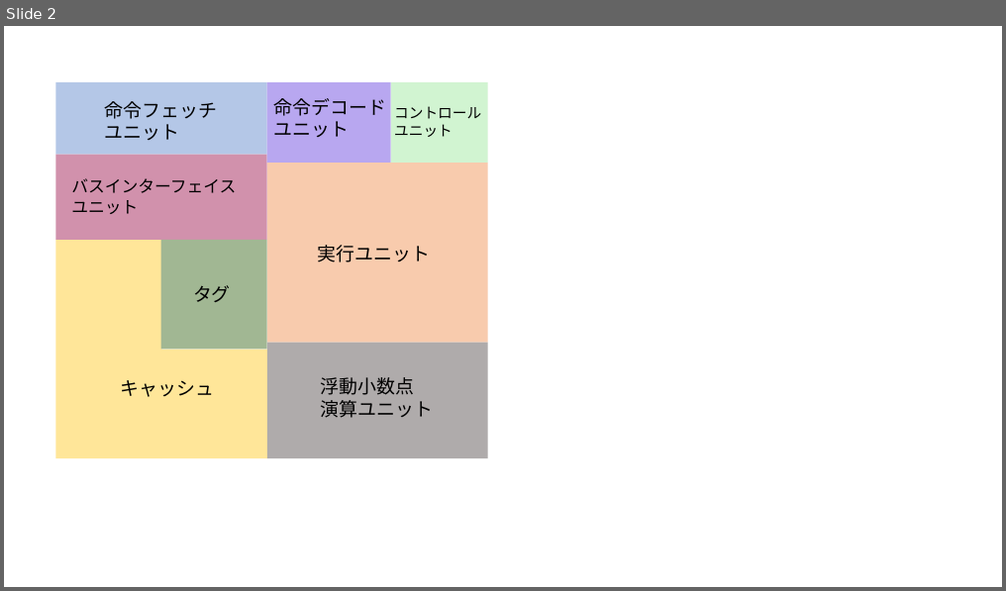
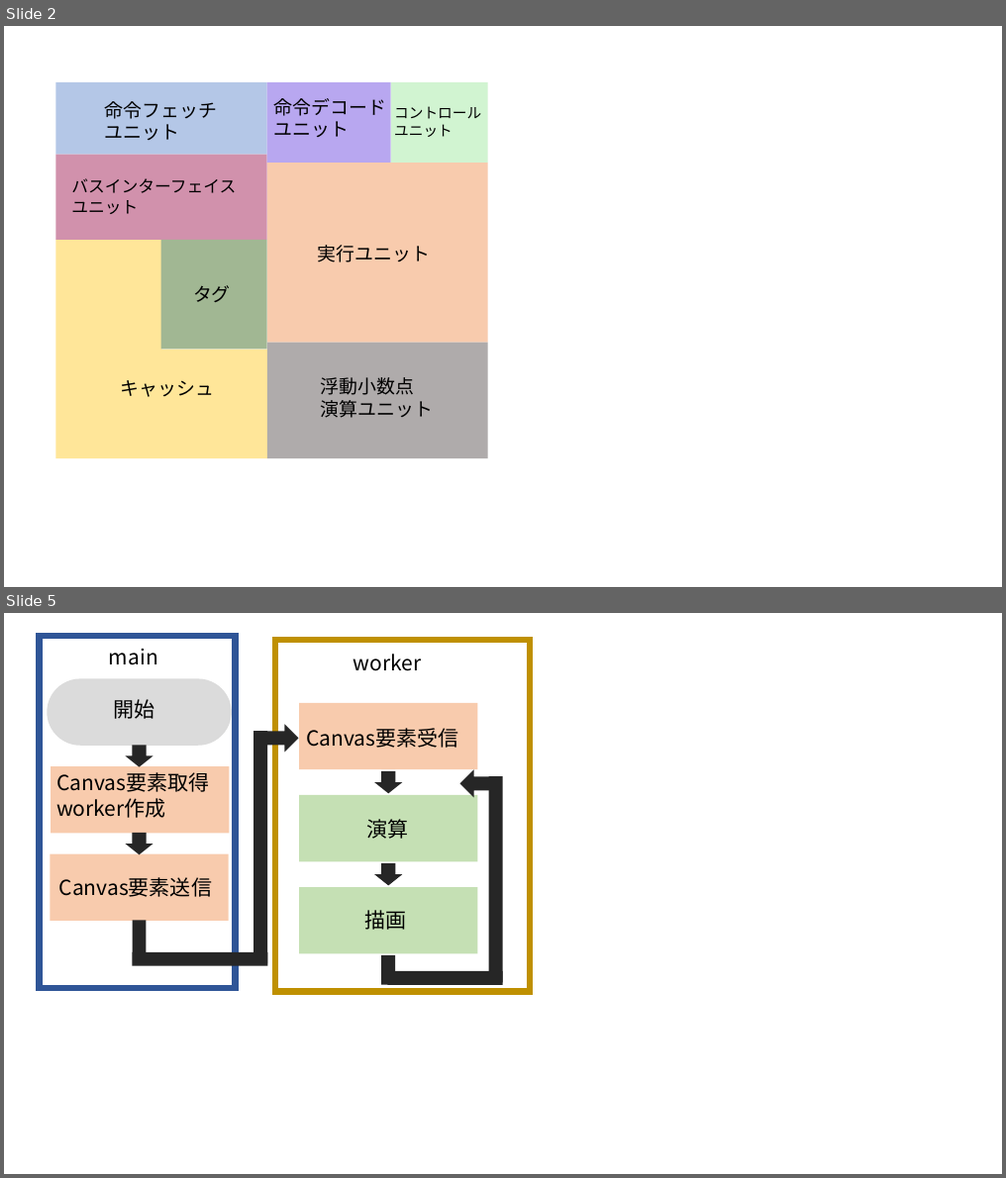
Before and after one commit to okmtaoo/-, a slide deck: 論文に使う画像.pptx. Shown one above the other, each under a label of ours: slide 2 before the commit, slides 2 and 5 after it; the slides between them are not shown. The pictures are 1006x591 and 1006x1178 pixels, drawn with LibreOffice and Linux fonts; fonts in the diff are those of the drawing. Boxes give left, top, right and bottom in pixels: in the first picture for what was removed or moved away, otherwise in the second. Text is boxed around its words. In the diff, an @@ line names an element or a change of style, - is before the commit and + after.

```diff
--- a/論文に使う画像.pptx
+++ b/論文に使う画像.pptx
@@ slide 5 added at box(4, 613, 1002, 1174), background #FFFFFF @@
@@ rectangle added at box(40, 636, 236, 989), outline #2F5597 6 pt @@
@@ rectangle added at box(275, 639, 530, 992), outline #BF9000 6 pt @@
@@ text added at box(109, 649, 158, 665), 20 pt, text #000000 @@
+main
@@ text added at box(353, 654, 422, 671), 20 pt, text #000000 @@
+worker
@@ rounded rectangle added at box(47, 679, 232, 746), fill #DBDBDB @@
@@ text added at box(114, 699, 155, 719), 20 pt, text #000000 @@
+開始
@@ rectangle added at box(254, 731, 268, 964), fill #262626 @@
@@ down arrow added at box(263, 724, 298, 752), fill #262626 @@
@@ rectangle added at box(299, 703, 477, 769), fill #F8CBAD @@
@@ text added at box(306, 728, 458, 748), 20 pt, text #000000 @@
+Canvas要素受信
@@ down arrow added at box(126, 745, 152, 767), fill #262626 @@
@@ rectangle added at box(51, 766, 229, 833), fill #F8CBAD @@
@@ text added at box(56, 772, 209, 818), 20 pt, text #000000 @@
+Canvas要素取得
+worker作成
@@ down arrow added at box(374, 771, 402, 794), fill #262626 @@
@@ down arrow added at box(460, 769, 495, 797), fill #262626 @@
@@ rectangle added at box(489, 776, 503, 983), fill #262626 @@
@@ rectangle added at box(299, 795, 477, 861), fill #C5E0B4 @@
@@ text added at box(367, 819, 409, 839), 20 pt, text #000000 @@
+演算
@@ down arrow added at box(126, 833, 152, 855), fill #262626 @@
@@ rectangle added at box(50, 854, 228, 921), fill #F8CBAD @@
@@ text added at box(59, 877, 212, 897), 20 pt, text #000000 @@
+Canvas要素送信
@@ down arrow added at box(374, 863, 402, 886), fill #262626 @@
@@ rectangle added at box(299, 887, 477, 954), fill #C5E0B4 @@
@@ rectangle added at box(132, 921, 147, 953), fill #262626 @@
@@ text added at box(365, 910, 407, 930), 20 pt, text #000000 @@
+描画
@@ rectangle added at box(133, 953, 268, 966), fill #262626 @@
@@ rectangle added at box(381, 956, 395, 985), fill #262626 @@
@@ rectangle added at box(388, 971, 503, 985), fill #262626 @@
```
Also in this commit, not shown: 1 slide changed, 2 other slides added, 1 slide removed, 11 other files.
